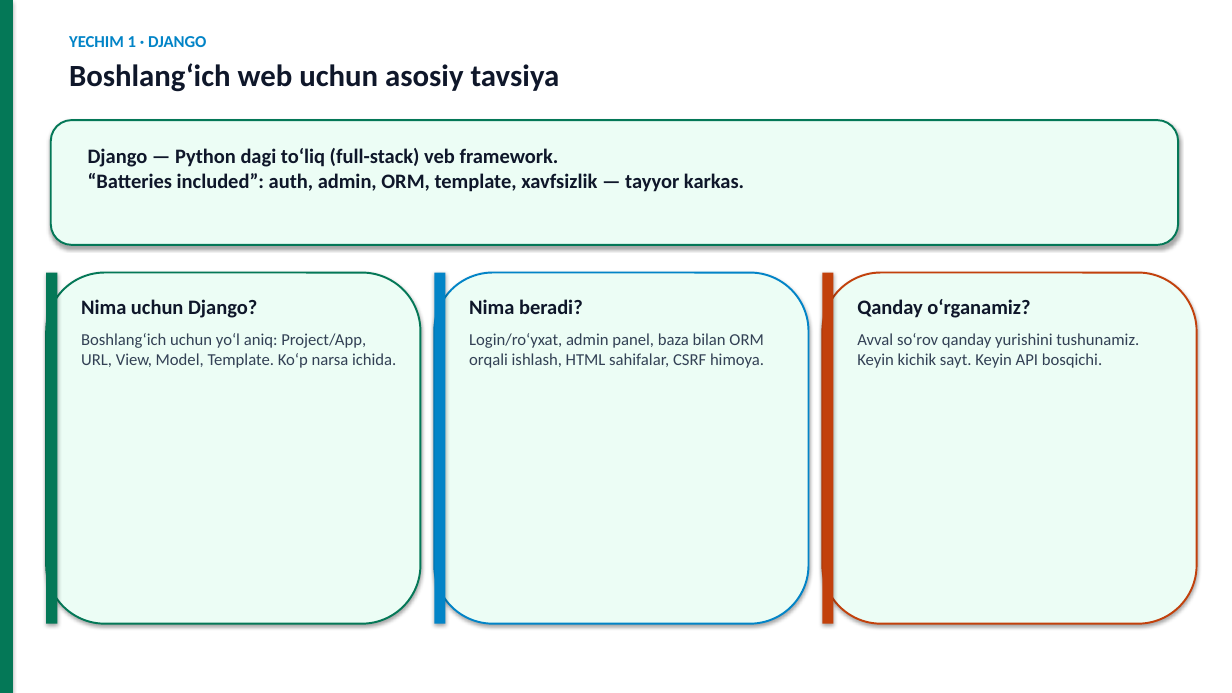
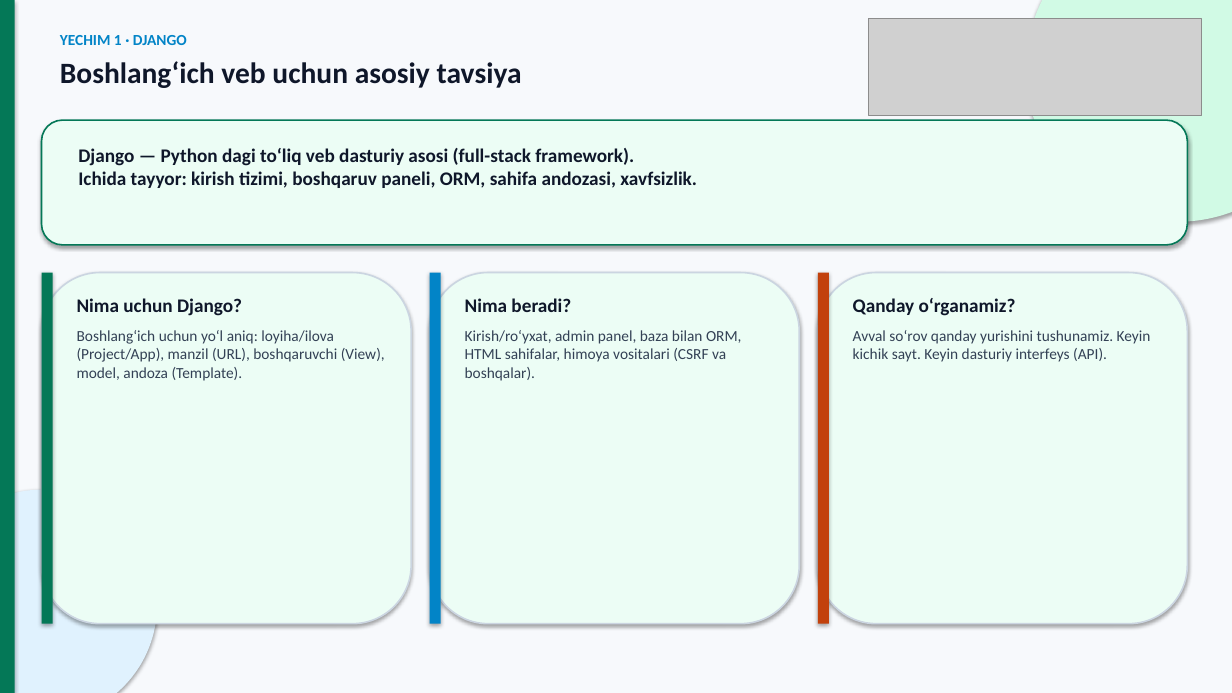
Before and after one commit to DilshodZokirov/bgalaxy-app, a slide deck: slide 10 of python-prezentatsiya/Python-Django-PBL-v5.pptx. Drawn at 1232x693 pixels with LibreOffice and Linux fonts; fonts in the diff are those of the drawing; grey boxes stand for pictures. Boxes give left, top, right and bottom in pixels: in the first picture for what was removed or moved away, otherwise in the second. Text is boxed around its words. In the diff, an @@ line names an element or a change of style, - is before the commit and + after.

```diff
--- a/python-prezentatsiya/Python-Django-PBL-v5.pptx
+++ b/python-prezentatsiya/Python-Django-PBL-v5.pptx
@@ background #FFFFFF to #F7F9FC @@
@@ text "YECHIM 1 · DJANGO": place and size @@
-text "YECHIM 1 · DJANGO" at [69,36,560,92]
+text "YECHIM 1 · DJANGO" at [60,35,522,88]
@@ picture added at [869,18,1202,116] @@
@@ ellipse added at [1026,0,1232,222], fill #D1FAE5 @@
@@ text at [60,35,187,45]: size 13 to 12 pt in "YECHIM 1 · DJANGO" @@
@@ text at [60,61,522,88]: text changed; size 24 to 23 pt @@
-Boshlang‘ich web uchun asosiy tavsiya
+Boshlang‘ich veb uchun asosiy tavsiya
@@ rounded rectangle: place and size @@
-rounded rectangle at [51,120,1178,245]
+rounded rectangle at [42,120,1188,245]
@@ rounded rectangle at [42,120,1188,245]: outline #047857 1.5 pt to #047857 1.25 pt @@
@@ text at [78,148,697,188]: text changed; size 16 to 15 pt @@
-Django — Python dagi to‘liq (full-stack) veb framework.
-“Batteries included”: auth, admin, ORM, template, xavfsizlik — tayyor karkas.
+Django — Python dagi to‘liq veb dasturiy asosi (full-stack framework).
+Ichida tayyor: kirish tizimi, boshqaruv paneli, ORM, sahifa andozasi, xavfsizlik.
@@ rounded rectangle: place and size @@
-rounded rectangle at [434,273,809,624]
+rounded rectangle at [42,273,411,624]
@@ rounded rectangle at [42,273,411,624]: outline #0284C7 1.5 pt to #CBD5E1 1.25 pt @@
@@ rounded rectangle removed at [46,273,421,624] @@
@@ text at [77,298,242,316]: size 16 to 15 pt in "Nima uchun Django?"; less space between paragraphs @@
@@ rounded rectangle: place and size @@
-rounded rectangle at [823,273,1197,624]
+rounded rectangle at [430,273,799,624]
@@ rounded rectangle at [430,273,799,624]: outline #C2410C 1.5 pt to #CBD5E1 1.25 pt @@
@@ text at [465,298,571,312]: size 16 to 15 pt in "Nima beradi?"; less space between paragraphs @@
@@ 3 rectangles: place and size @@
-3 rectangles at [46,273,834,624]
+3 rectangles at [42,273,829,624]
@@ rounded rectangle added at [818,273,1188,624], fill #ECFDF5, outline #CBD5E1 1.25 pt @@
@@ text at [853,298,1016,316]: size 16 to 15 pt in "Qanday o‘rganamiz?"; less space between paragraphs @@
@@ text at [77,330,385,381]: text changed; size 13 to 12 pt @@
-Boshlang‘ich uchun yo‘l aniq: Project/App, URL, View, Model, Template. Ko‘p narsa ichida.
+Boshlang‘ich uchun yo‘l aniq: loyiha/ilova (Project/App), manzil (URL), boshqaruvchi (View), model, andoza (Template).
@@ text at [465,330,741,381]: text changed; size 13 to 12 pt @@
-Login/ro‘yxat, admin panel, baza bilan ORM orqali ishlash, HTML sahifalar, CSRF himoya.
+Kirish/ro‘yxat, admin panel, baza bilan ORM, HTML sahifalar, himoya vositalari (CSRF va boshqalar).
@@ text at [853,330,1151,362]: text changed; size 13 to 12 pt @@
-Avval so‘rov qanday yurishini tushunamiz. Keyin kichik sayt. Keyin API bosqichi.
+Avval so‘rov qanday yurishini tushunamiz. Keyin kichik sayt. Keyin dasturiy interfeys (API).
@@ ellipse added at [0,490,157,693], fill #E0F2FE @@
```
Also in this commit, not shown: 14 other slides changed, 1 slide added, 20 other files.
